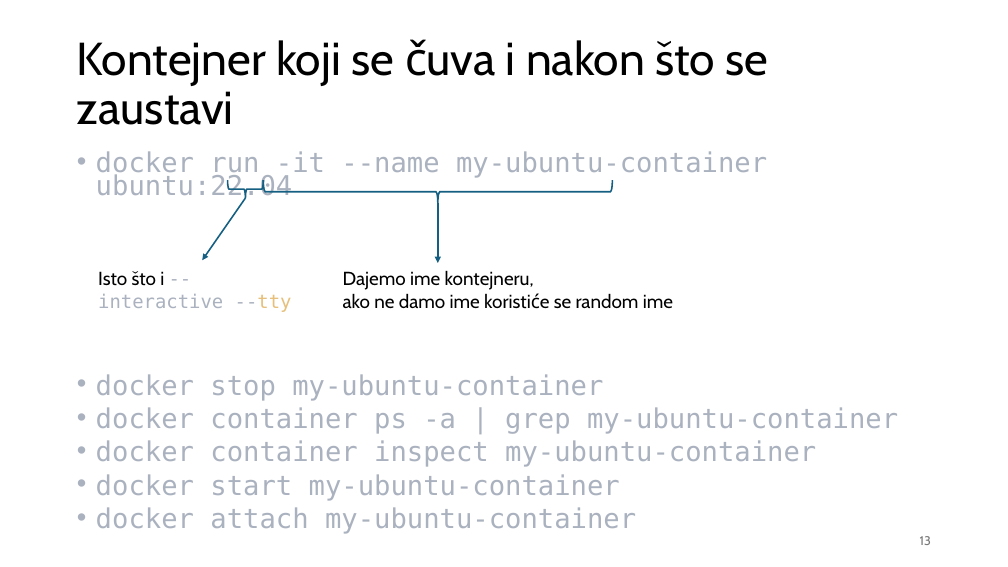
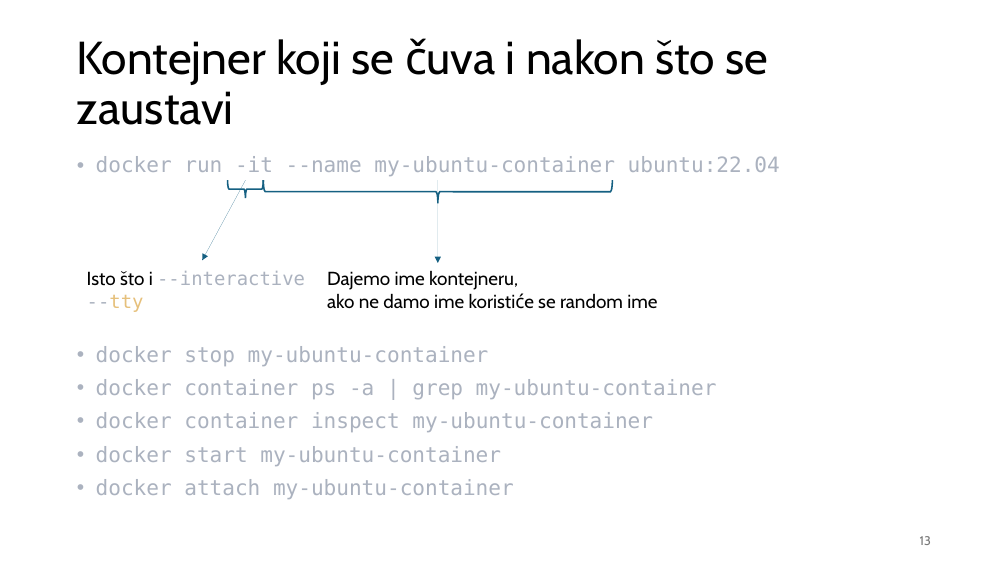
Before and after one commit to nnMan1/operativni_sistemi_2024, a slide deck: slide 13 of Materijali/docker/Docker.pptx. Drawn at 1008x567 pixels with LibreOffice and Linux fonts; fonts in the diff are those of the drawing. Boxes give left, top, right and bottom in pixels: in the first picture for what was removed or moved away, otherwise in the second. Text is boxed around its words. In the diff, an @@ line names an element or a change of style, - is before the commit and + after.

```diff
--- a/Materijali/docker/Docker.pptx
+++ b/Materijali/docker/Docker.pptx
@@ text "docker run -it --name my-ubuntu-container ..." at (96,156,780,499): size 25.9 to 20.1 pt; line spacing 0.7 to 0.9 @@
@@ arrow moved from (246, 198) - (203, 260) to (246, 180) - (202, 260) @@
@@ arrow (246, 180) - (202, 260): stroke #156082 1.5 pt to #156082 0.75 pt @@
@@ right brace at (228,180,264,198): proportions changed @@
@@ right brace at (264,180,613,204): proportions changed @@
@@ arrow moved from (438, 203) - (438, 263) to (438, 180) - (438, 263) @@
@@ arrow (438, 180) - (438, 263): stroke #156082 1.5 pt to #156082 0.75 pt @@
@@ text "Isto što i --interactive --tty" rewrapped from (98,271,292,312) to (87,271,305,312) @@
@@ text "Dajemo ime kontejneru,": place and size @@
-text "Dajemo ime kontejneru," at (343,270,673,308)
+text "Dajemo ime kontejneru," at (327,271,657,308)
```
Also in this commit, not shown: 20 other slides changed, 11 slides added, 1 slide removed.
